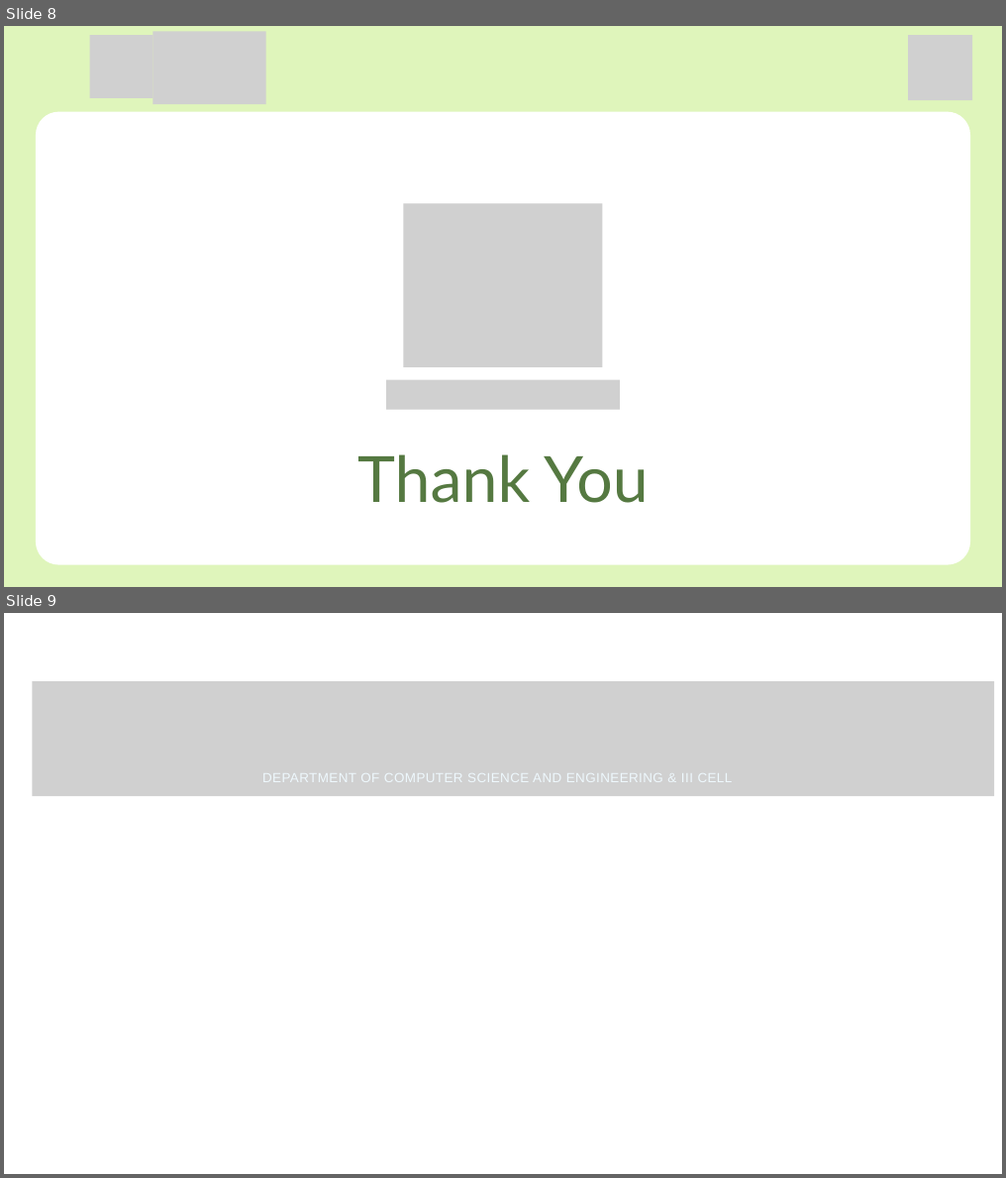
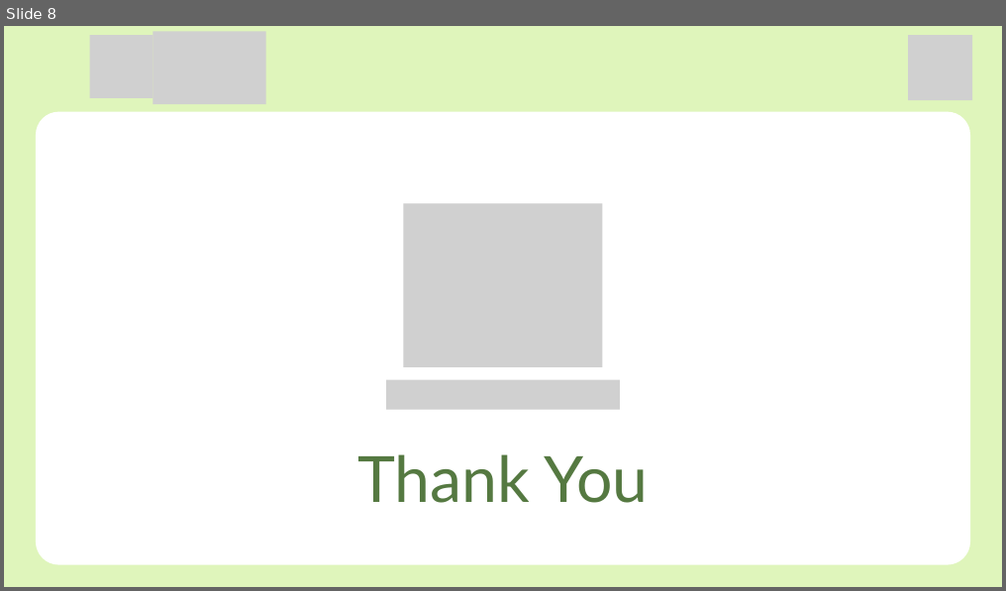
Before and after one commit to NikitaBhushanwar/SankalpBharat_2k26, a slide deck: public/PPT sankalp.pptx. Shown one above the other, each under a label of ours: slides 8 and 9 before the commit, slide 8 after it. The pictures are 1006x1178 and 1006x591 pixels, drawn with LibreOffice and Linux fonts; fonts in the diff are those of the drawing; grey boxes stand for pictures. Boxes give left, top, right and bottom in pixels: in the first picture for what was removed or moved away, otherwise in the second. Text is boxed around its words. In the diff, an @@ line names an element or a change of style, - is before the commit and + after.

```diff
--- a/public/PPT sankalp.pptx
+++ b/public/PPT sankalp.pptx
@@ slide 9 removed at box(4, 613, 1002, 1174), background #FFFFFF @@
@@ group removed at box(32, 681, 994, 796): 6 pictures, 1 text @@
-DEPARTMENT OF COMPUTER SCIENCE AND ENGINEERING & III CELL
```
Also in this commit, not shown: 26 other files.
